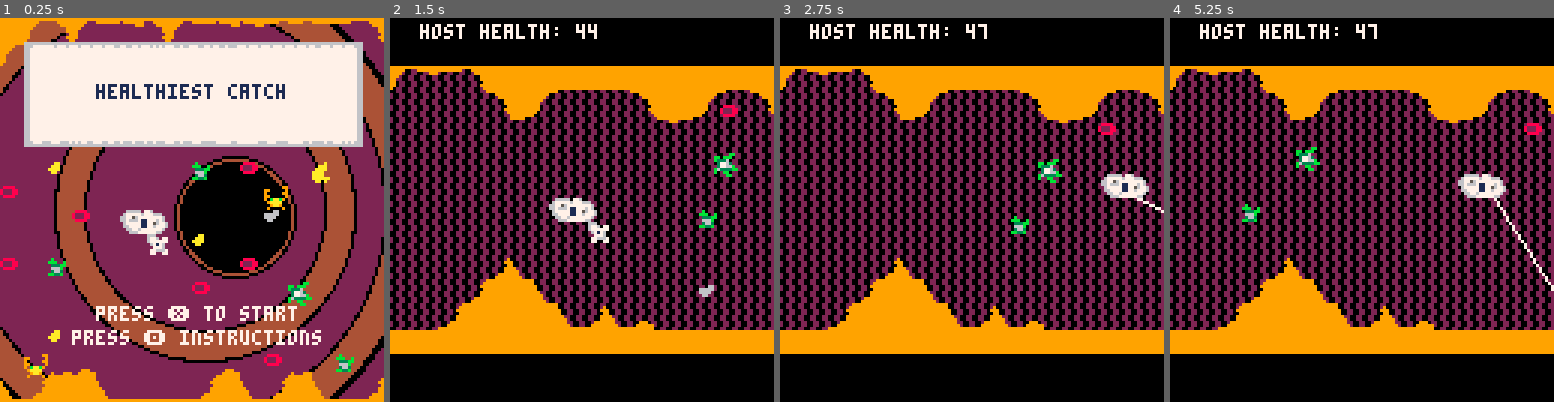
Above: before the commit, frames 1-4 (left to right).
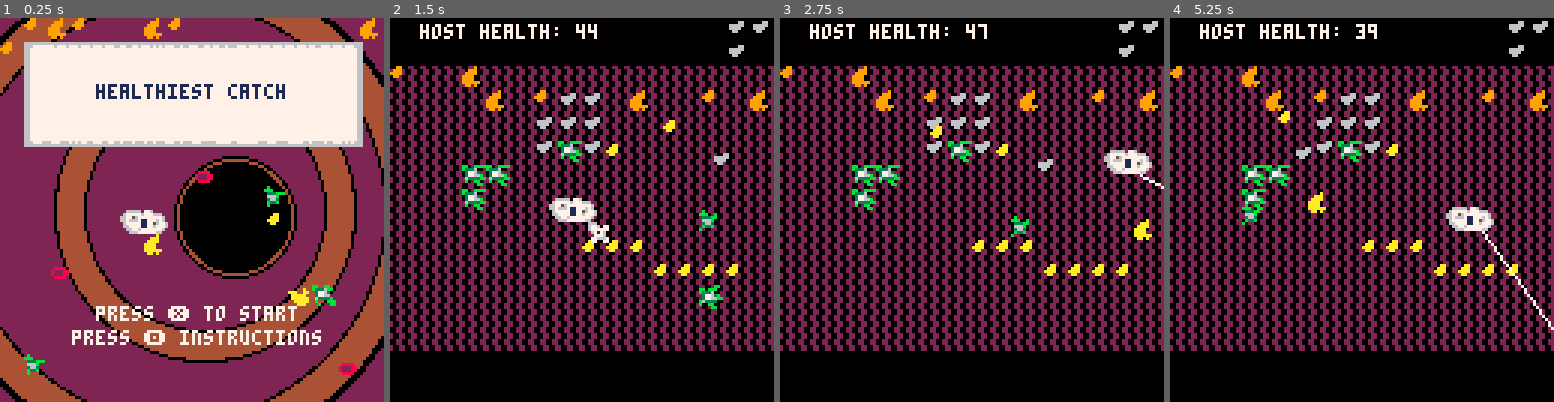
Above: after the commit, the same moments.

Repository: tyedye105/SlowJamJune2018
Game: PICO-8 cartridge amoebaFish.p8
Same seed, same stepped clock (60 frames per second), same inputs: the game is played once before the commit and once after it.
Inputs:
- Up to frame 1 (0.25 s): no input
- Up to frame 2 (1.5 s): tap X (X key) at 0.33, 1.07 s; tap O (Z key) at 0.7 s
- Up to frame 3 (2.75 s): hold Right 1.6-2.1 s; tap O (Z key) at 1.7, 2.1, 2.5 s; tap X (X key) at 1.85 s; hold Up 2.15-2.42 s; hold Right from 2.47 s (still down)
- Up to frame 4 (5.25 s): tap O (Z key) every 0.4 s from 2.9 to 4.9 s; tap X (X key) at 2.97, 4.08, 5.2 s; release Right at 3.03 s; hold Left 3.08-3.58 s; hold Down 3.63-3.97 s; hold Right 4.02-4.68 s; hold Up 4.73-5.03 s; hold Left from 5.08 s (still down)

The runs differ from the first frame. In frame 1, 8.7% of the frame differs, in the area x 0-100%, y 0-100%; in frame 2, 20%; in frame 3, 22%; in frame 4, 22%, in the area x 0-100%, y 0-88%.

Commit message:
add floating animations for all critters

Diff:
--- a/amoebaFish.p8
+++ b/amoebaFish.p8
@@ -163,7 +163,7 @@
    yoff = 8, --to attach hook
    getx = function(off) return p.x + off end,
    gety = function(off) return p.y + off end,
-   s = 25,
+   s = 15,
    dx = p.dx,
    dy = p.dy,
    h = 8,
@@ -250,7 +250,7 @@
   local c = {
    x = screenr + 1,
    y = rndintb(screentop+16,screenbase-16),
-   s = rndintb(16,23),
+   s = rndintb(3,10),
    dx = -(flr(rnd(8))/8)-.01,
    dy = 0,
    wv = rnd(1)+0.3,
@@ -490,6 +490,8 @@
   critter.dy *= bounce
  end
 end
+-->8
+--animations
 
 
 
@@ -619,7 +621,7 @@
 
 
 __gff__
-0000000000000000000002020202020004080400000000000000020200000000020002000000000000000000000000000000000000000000000002020202020200000000000000000000020202020200000000000000000000000000000000000000000000000000000000000000000000000000000000000000000000000000
+0000000804040000000004040000000000000008040400000000000000000000000000080404000000000000000000000000000804040000000000000000000000000000000000000000020202020200000000000000000000000202000000000000000000000000000000000000000000000000000000000000020202020202
 0000000000000000000000000000000000000000000000000000000000000000000000000000000000000000000000000000000000000000000000000000000000000000000000000000000000000000000000000000000000000000000000000000000000000000000000000000000000000000000000000000000000000000
 __map__
 000000000000000000000000000018180000000000000000000000000000000000000000000000000000000000000000000000003f3f3f3f3f3f3f3c0000000000000000000000000000000000000000000000000000000000000000000000000000000000000000000000000000000000000000000000666666000000000000
Not shown, changed: 55 lines of the sprite sheet (__gfx__) section of amoebaFish.p8
